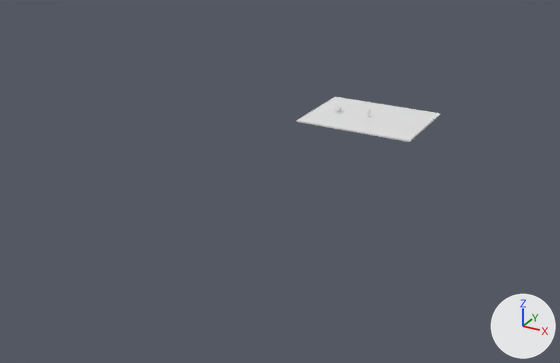
Renders of the Blender file scenes/duck.blend from each side of a commit.
One viewpoint serves both versions: a camera (50 mm lens) standing at (114.0, -283.0, 104.0) and looking at (-27.0, -28.0, -24.0). The axes (+X, +Y, +Z) are drawn at lower right. The lights are the same throughout.

Names of what the first picture shows: 'Ground'.
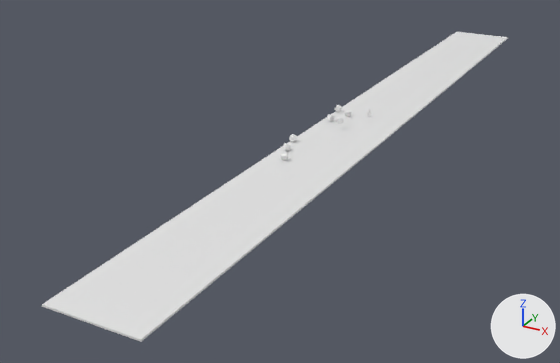
Location of each change, (x1, y1, x2, y2) in pixels of the pictures (560 x 363 px):
'Ground', rescaled (224% wider, 576% taller)
    before: (297, 97, 440, 142)
    after: (42, 32, 508, 342)
'Cube.006', added
    after: (281, 152, 288, 160)
'Cube.004', added
    after: (289, 134, 297, 142)
'Cube.005', added
    after: (282, 143, 291, 150)

What the commit changed:
Object 'Ground' (ob_ground) is rescaled from (24.1, -18.3, 0.293) to (-15.2, -169.0, 0.293).
Object 'Cube.006' (ob_cube_006) is new; it shows a copy of the mesh of ob_cube.
Its location is (-7.7, -58.7, 2.1).
Its rotation in degrees is (-0.9, 160, 98).
Object 'Cube.005' (ob_cube_005) is new; it shows a copy of the mesh of ob_cube.
Its location is (-11.3, -50.3, 2.1).
Its rotation in degrees is (4, 207, 57).
Object 'Cube.004' (ob_cube_004) is new; it shows a copy of the mesh of ob_cube.
Its location is (-13.8, -40.9, 1.9).
Its rotation in degrees is (-0.9, 160, 177).
